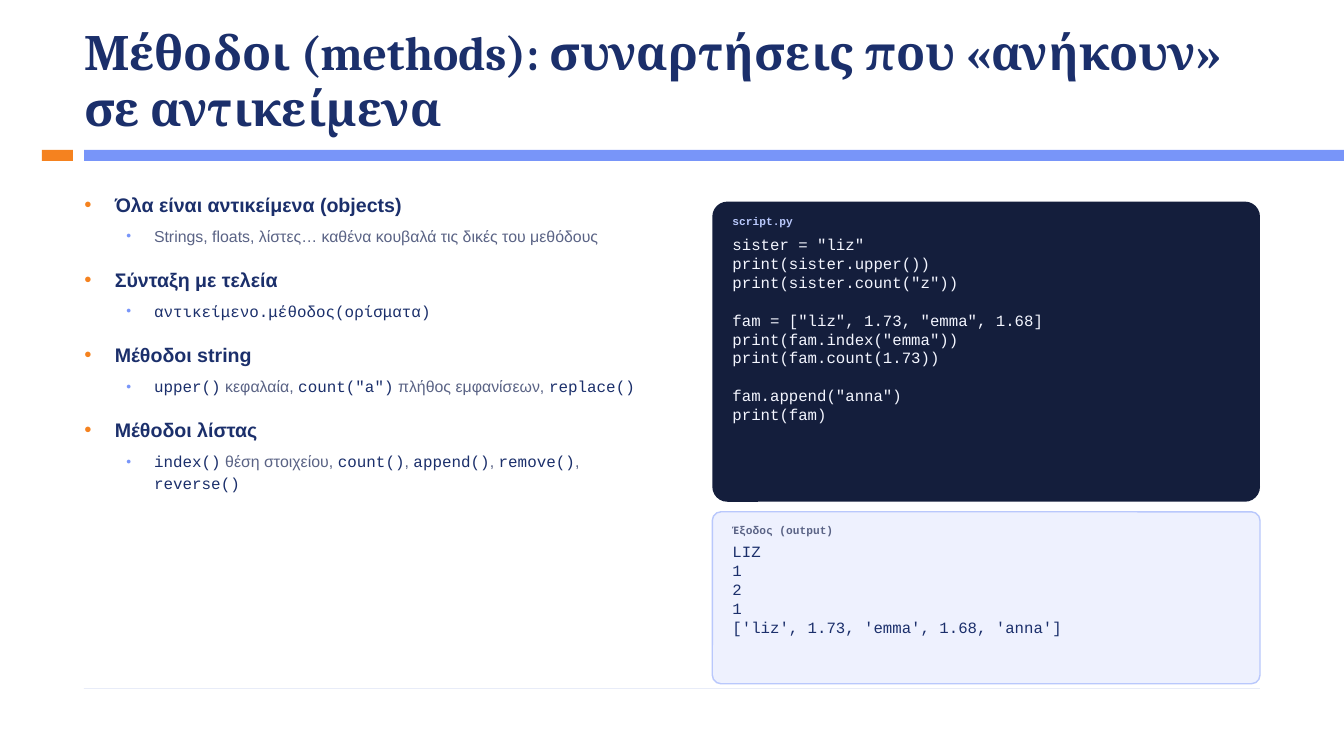
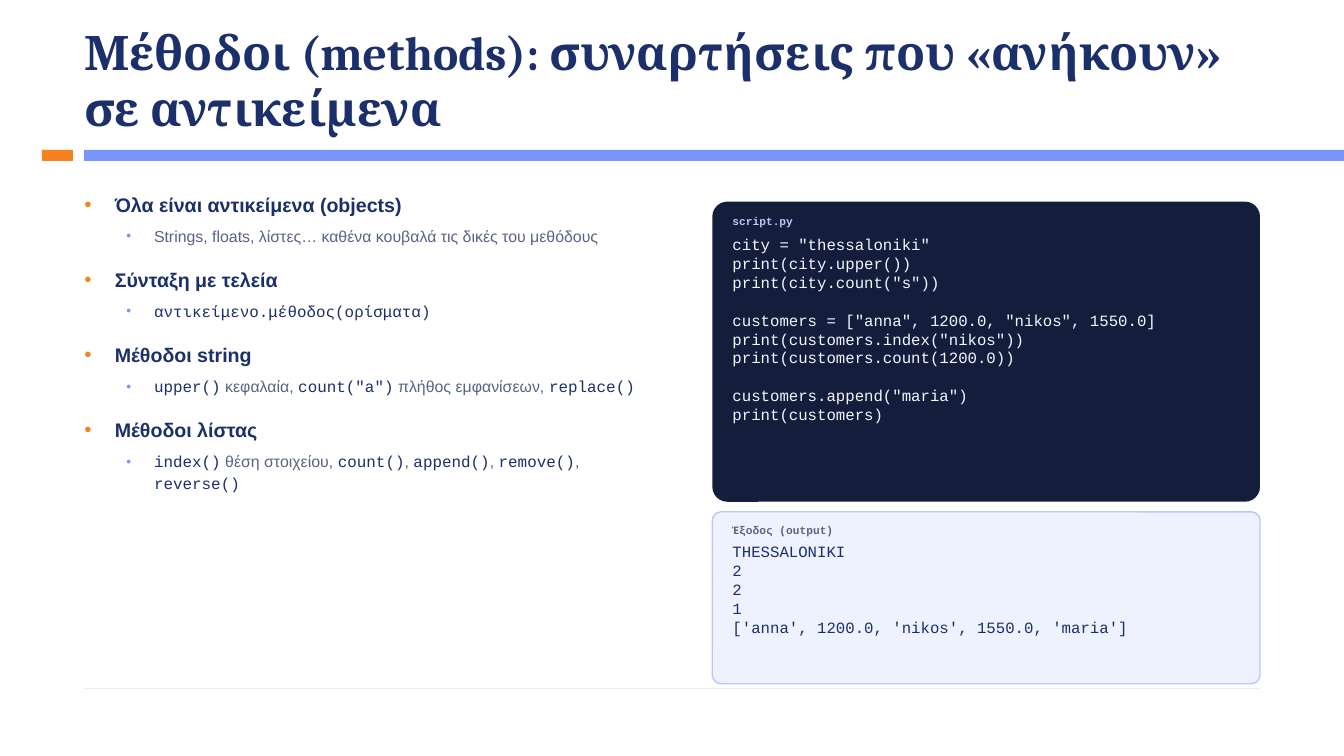
Before and after one commit to kalampokis/kalampokis.github.io, a slide deck: slide 39 of bap/Week3/BAP_Week3_Python_Basics.pptx. Drawn at 1344x756 pixels with LibreOffice and Linux fonts; fonts in the diff are those of the drawing. Boxes give left, top, right and bottom in pixels: in the first picture for what was removed or moved away, otherwise in the second. Text is boxed around its words. In the diff, an @@ line names an element or a change of style, - is before the commit and + after.

```diff
--- a/bap/Week3/BAP_Week3_Python_Basics.pptx
+++ b/bap/Week3/BAP_Week3_Python_Basics.pptx
@@ text at bbox=[732, 239, 1156, 424]: text changed @@
-sister = "liz"
-print(sister.upper())
-print(sister.count("z"))
-fam = ["liz", 1.73, "emma", 1.68]
-print(fam.index("emma"))
-print(fam.count(1.73))
-fam.append("anna")
-print(fam)
+city = "thessaloniki"
+print(city.upper())
+print(city.count("s"))
+customers = ["anna", 1200.0, "nikos", 1550.0]
+print(customers.index("nikos"))
+print(customers.count(1200.0))
+customers.append("maria")
+print(customers)
@@ text at bbox=[732, 546, 845, 576]: text changed @@
-LIZ
-1
+THESSALONIKI
+2
@@ text at bbox=[732, 621, 1127, 637]: text changed @@
-['liz', 1.73, 'emma', 1.68, 'anna']
+['anna', 1200.0, 'nikos', 1550.0, 'maria']
```
Also in this commit, not shown: 25 other slides changed, 1 slide added, 1 slide removed, 1 other file.
